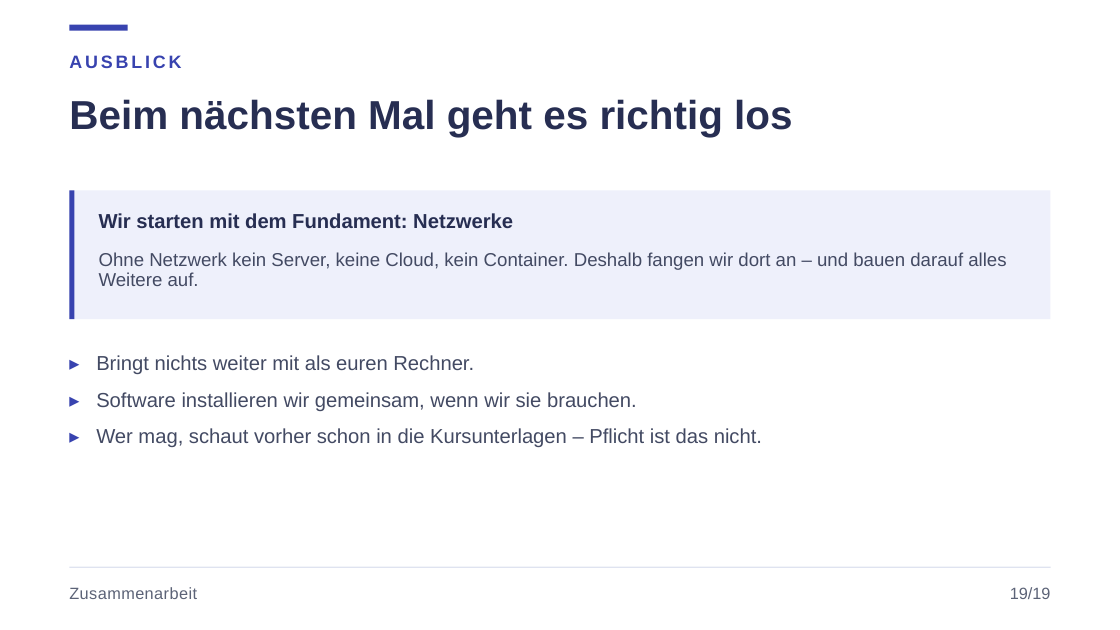
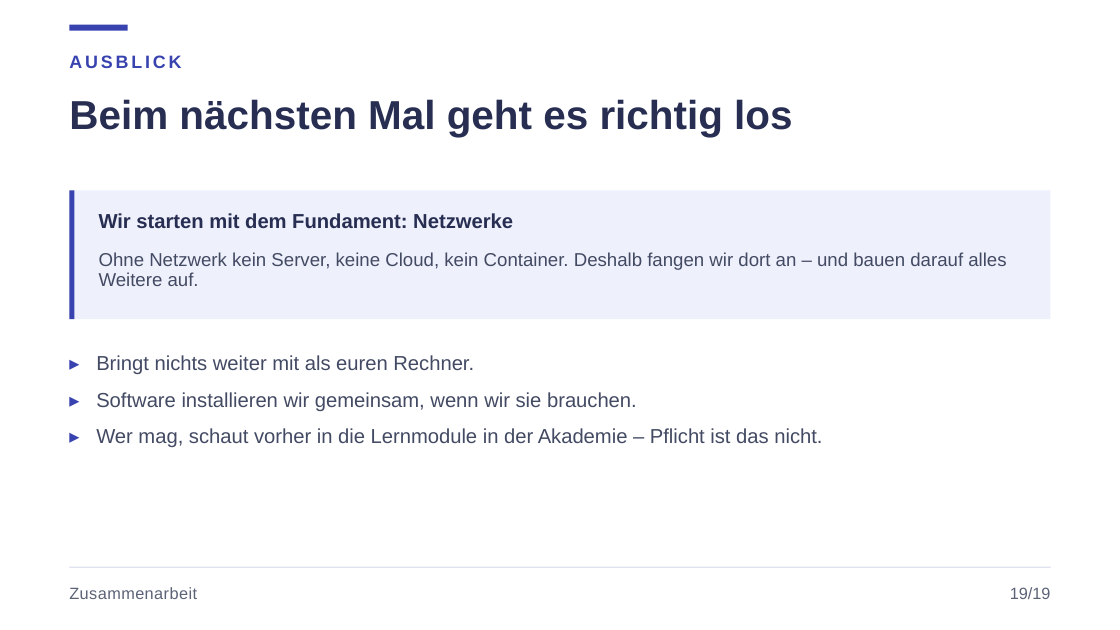
Before and after one commit to JacobMenge/kurs-unterlagen, a slide deck: slide 23 of folien/dist/00-orientierung.pptx. Drawn at 1120x630 pixels with LibreOffice and Linux fonts; fonts in the diff are those of the drawing. Boxes give left, top, right and bottom in pixels: in the first picture for what was removed or moved away, otherwise in the second. Text is boxed around its words. In the diff, an @@ line names an element or a change of style, - is before the commit and + after.

Commit message:
folien: auf akademie als zentrale plattform umgestellt

```diff
--- a/folien/dist/00-orientierung.pptx
+++ b/folien/dist/00-orientierung.pptx
@@ text at [96,428,822,447]: text changed @@
-▸ Wer mag, schaut vorher schon in die Kursunterlagen – Pflicht ist das nicht.
+▸ Wer mag, schaut vorher in die Lernmodule in der Akademie – Pflicht ist das nicht.
```
Also in this commit, not shown: 1 other slide changed, 1 other file.
